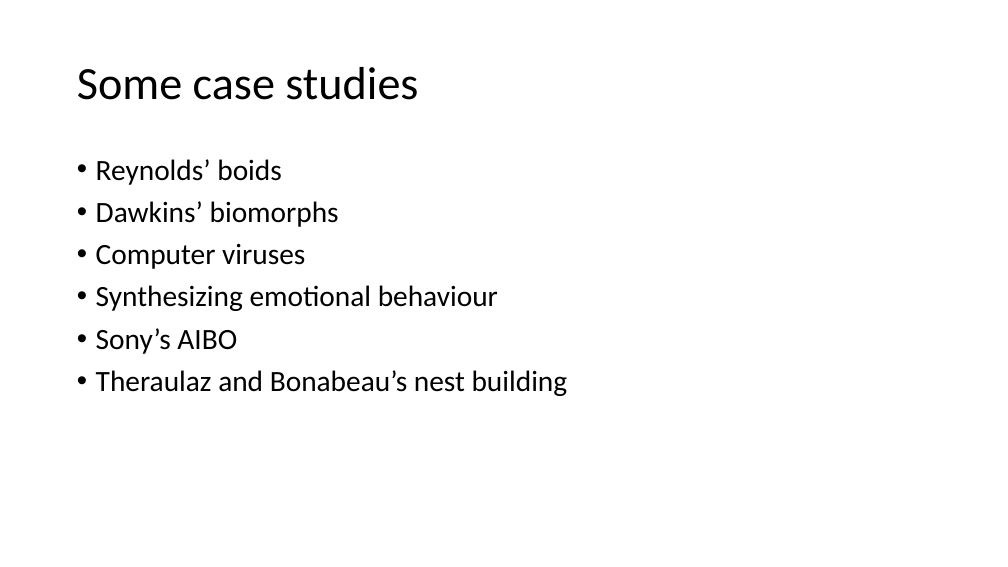
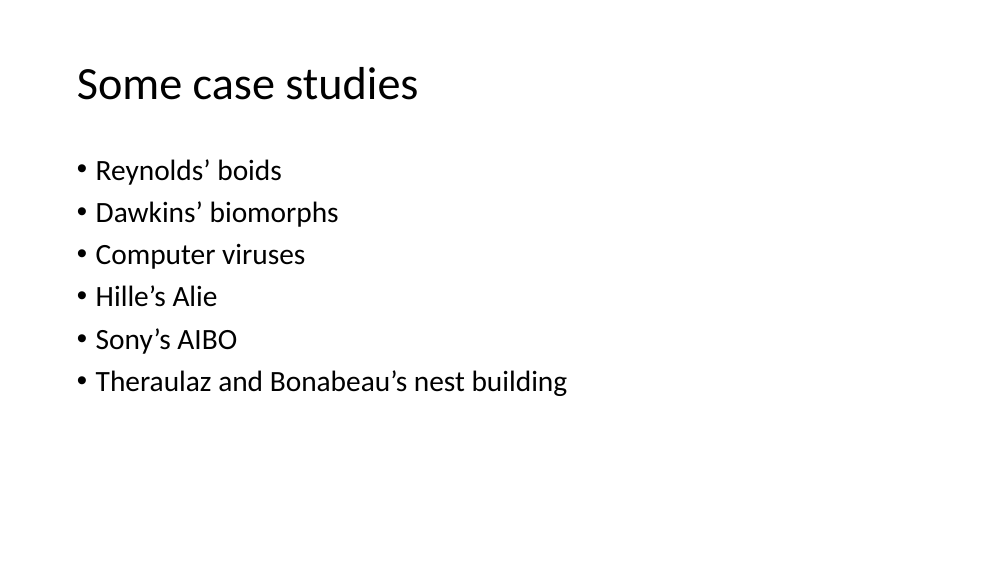
Before and after one commit to BenChurch/Fall2016, a slide deck: slide 13 of CISC879/ChapterPresentation/LectureSlidesCh8.pptx. Drawn at 1008x567 pixels with LibreOffice and Linux fonts; fonts in the diff are those of the drawing. Boxes give left, top, right and bottom in pixels: in the first picture for what was removed or moved away, otherwise in the second. Text is boxed around its words. In the diff, an @@ line names an element or a change of style, - is before the commit and + after.

```diff
--- a/CISC879/ChapterPresentation/LectureSlidesCh8.pptx
+++ b/CISC879/ChapterPresentation/LectureSlidesCh8.pptx
@@ text at (96, 285, 218, 307): text changed @@
-• Synthesizing emotional behaviour
+• Hille’s Alie
```
Also in this commit, not shown: 4 other slides changed, 7 slides added, 8 other files.
